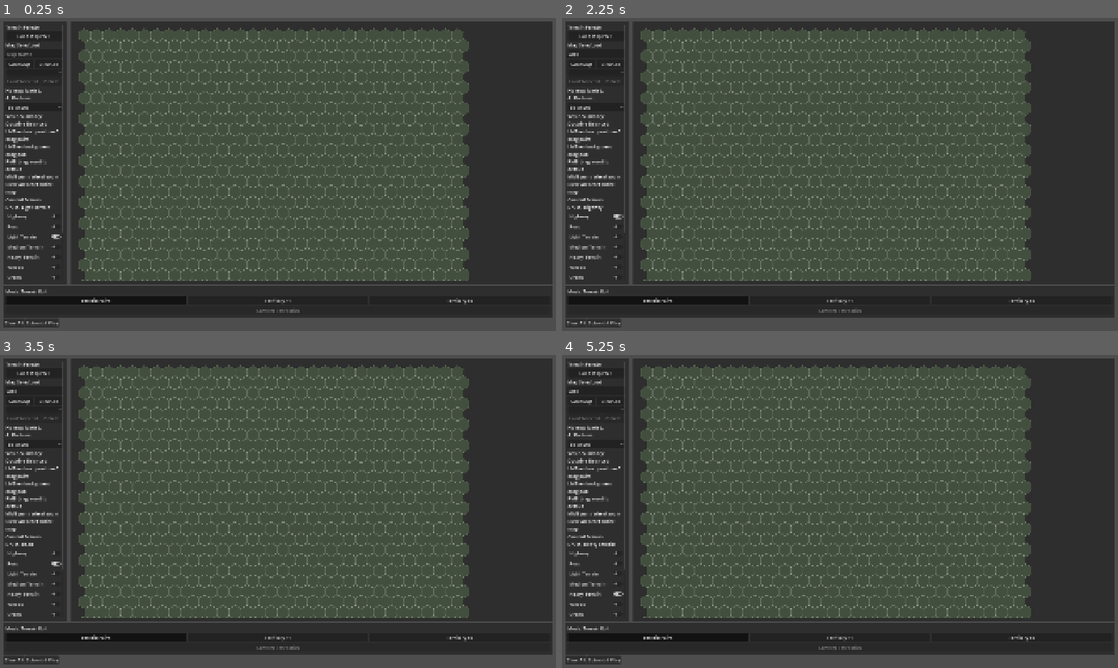
Above: before the commit, frames 1-4 (two rows, left to right).
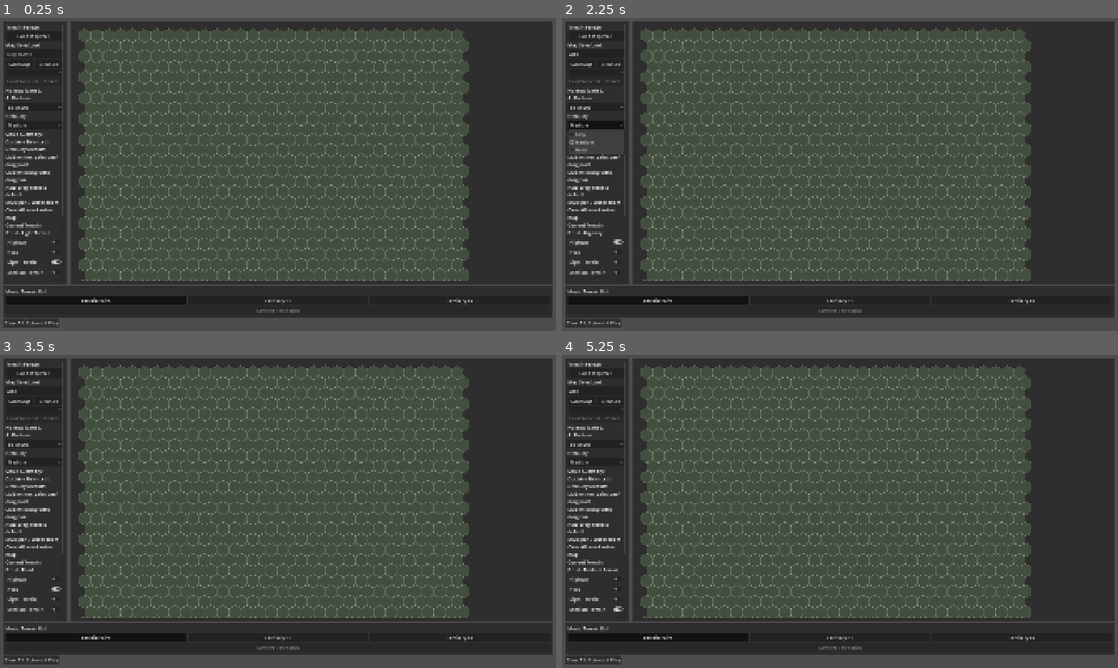
Above: after the commit, the same moments.

Repository: cpt-miche/Combat-Mission-Companion
Game: Godot game, scene res://scenes/map_setup/MapSetupScreen.tscn
Two runs of this game, one before a commit and one after it. Both use one fixed random seed, a clock stepped at 60 frames per second and the inputs below. This scene is started directly instead of the project's main scene.
Inputs (mouse positions are in pixels of both pictures, inside the frame that each line leads up to):
- Up to frame 1 (0.25 s): no input
- Up to frame 2 (2.25 s): click (595, 55) at 0.52 s; type "Alex" at 0.6 s; click "Highway" at 1.25 s; click (595, 124) at 2 s, where only the run after the commit has a clickable "Medium"
- Up to frame 3 (3.5 s): click "Road" at 2.75 s
- Up to frame 4 (5.25 s): click "Light Terrain" at 3.5 s; click "Medium Terrain" at 4.25 s; click "Heavy Terrain" at 5 s

The runs differ from the first frame. In frame 1, 1.9% of the frame differs, in the area x 0-12%, y 30-84%; in frame 2, 2.0%; in frame 3, 1.9%; in frame 4, 2.0%.

Commit message:
Add map setup difficulty selector with shared setup types

Diff:
--- a/scenes/map_setup/MapSetupScreen.tscn
+++ b/scenes/map_setup/MapSetupScreen.tscn
@@ -123,10 +123,18 @@
 unique_name_in_owner = true
 layout_mode = 2
 
+[node name="DifficultyHeader" type="Label" parent="RootMargin/RootVBox/MainSplit/PalettePanel/PaletteMargin/PaletteScroll/PaletteVBox"]
+layout_mode = 2
+text = "Difficulty"
+
+[node name="DifficultySelector" type="OptionButton" parent="RootMargin/RootVBox/MainSplit/PalettePanel/PaletteMargin/PaletteScroll/PaletteVBox"]
+unique_name_in_owner = true
+layout_mode = 2
+
 [node name="SetupSummaryLabel" type="Label" parent="RootMargin/RootVBox/MainSplit/PalettePanel/PaletteMargin/PaletteScroll/PaletteVBox"]
 unique_name_in_owner = true
 layout_mode = 2
-text = "Setup Summary: Doctrine Balanced"
+text = "Setup Summary: Doctrine Balanced | Difficulty Medium"
 autowrap_mode = 2
 
 [node name="PaletteHint" type="Label" parent="RootMargin/RootVBox/MainSplit/PalettePanel/PaletteMargin/PaletteScroll/PaletteVBox"]
--- a/scripts/core/GameState.gd
+++ b/scripts/core/GameState.gd
@@ -41,7 +41,8 @@
 var selected_map_dimensions: Vector2i = Vector2i(MapGridConfig.default_columns(), MapGridConfig.default_rows())
 var map_columns: int = MapGridConfig.default_columns()
 var map_rows: int = MapGridConfig.default_rows()
-var selected_ai_doctrine: String = "balanced"
+var selected_ai_doctrine: String = MatchSetupTypes.DEFAULT_AI_DOCTRINE
+var selected_difficulty: String = MatchSetupTypes.DEFAULT_DIFFICULTY
 var deployment_ai_debug: Dictionary = {}
 var operational_ai_debug: Dictionary = {}
 var operational_ai_state: Dictionary = {}
@@ -74,7 +75,8 @@
 	selected_map_dimensions = Vector2i(MapGridConfig.default_columns(), MapGridConfig.default_rows())
 	map_columns = MapGridConfig.default_columns()
 	map_rows = MapGridConfig.default_rows()
-	selected_ai_doctrine = "balanced"
+	selected_ai_doctrine = MatchSetupTypes.DEFAULT_AI_DOCTRINE
+	selected_difficulty = MatchSetupTypes.DEFAULT_DIFFICULTY
 	deployment_ai_debug.clear()
 	operational_ai_debug.clear()
 	operational_ai_state.clear()
@@ -133,7 +135,8 @@
 	_apply_grid_payload(migrated_payload.get("grid", null))
 	terrain_map = _sanitize_terrain_map(migrated_payload.get("terrain", {}))
 	territory_map = _sanitize_territory_map(migrated_payload.get("territory", {}))
-	selected_ai_doctrine = _sanitize_ai_doctrine(migrated_payload.get("ai_doctrine", "balanced"))
+	selected_ai_doctrine = MatchSetupTypes.sanitize_ai_doctrine(migrated_payload.get("ai_doctrine", MatchSetupTypes.DEFAULT_AI_DOCTRINE))
+	selected_difficulty = MatchSetupTypes.sanitize_difficulty(migrated_payload.get("difficulty", MatchSetupTypes.DEFAULT_DIFFICULTY))
 
 func set_runtime_map_dimensions(columns: int, rows: int) -> void:
 	map_columns = maxi(columns, 1)
@@ -150,14 +153,6 @@
 	if payload.has("territory") and not (payload.get("territory") is Dictionary):
 		return false
 	return true
-
-func _sanitize_ai_doctrine(raw_doctrine: Variant) -> String:
-	var doctrine := String(raw_doctrine).strip_edges().to_lower()
-	match doctrine:
-		"balanced", "aggressive", "defensive":
-			return doctrine
-		_:
-			return "balanced"
 
 func _extract_map_payload(payload: Dictionary) -> Dictionary:
 	var map_container: Variant = payload.get("map", null)
--- /dev/null
+++ b/scripts/core/MatchSetupTypes.gd
@@ -0,0 +1,32 @@
+class_name MatchSetupTypes
+extends RefCounted
+
+const AI_DOCTRINES: Array[String] = [
+	"balanced",
+	"aggressive",
+	"defensive"
+]
+
+const DIFFICULTIES: Array[String] = [
+	"easy",
+	"medium",
+	"hard"
+]
+
+const DEFAULT_AI_DOCTRINE := "balanced"
+const DEFAULT_DIFFICULTY := "medium"
+
+static func sanitize_ai_doctrine(raw_doctrine: Variant) -> String:
+	var doctrine := String(raw_doctrine).strip_edges().to_lower()
+	if AI_DOCTRINES.has(doctrine):
+		return doctrine
+	return DEFAULT_AI_DOCTRINE
+
+static func sanitize_difficulty(raw_difficulty: Variant) -> String:
+	var difficulty := String(raw_difficulty).strip_edges().to_lower()
+	if DIFFICULTIES.has(difficulty):
+		return difficulty
+	return DEFAULT_DIFFICULTY
+
+static func display_name(identifier: String) -> String:
+	return identifier.capitalize()
--- a/scripts/ui/map_setup/MapSetupScreen.gd
+++ b/scripts/ui/map_setup/MapSetupScreen.gd
@@ -29,13 +29,13 @@
 @onready var delete_map_button: Button = %DeleteMapButton
 @onready var map_status_label: Label = %MapStatusLabel
 @onready var doctrine_selector: OptionButton = get_node_or_null("%DoctrineSelector")
+@onready var difficulty_selector: OptionButton = get_node_or_null("%DifficultySelector")
 @onready var setup_summary_label: Label = get_node_or_null("%SetupSummaryLabel")
 
 var _terrain_group := ButtonGroup.new()
 var _mode_group := ButtonGroup.new()
 var _terrain_buttons: Dictionary[String, BaseButton] = {}
 var _selected_terrain_id: String = TerrainCatalog.default_terrain_id()
-const AI_DOCTRINE_OPTIONS := ["balanced", "aggressive", "defensive"]
 
 func _ready() -> void:
 	_apply_selected_grid_dimensions()
@@ -59,6 +59,7 @@
 	_refresh_saved_maps()
 	_configure_mode_buttons()
 	_build_doctrine_selector()
+	_build_difficulty_selector()
 	_refresh_ui()
 
 func _apply_selected_grid_dimensions() -> void:
@@ -184,7 +185,7 @@
 	if doctrine_selector == null:
 		return
 	doctrine_selector.clear()
-	for doctrine in AI_DOCTRINE_OPTIONS:
+	for doctrine in MatchSetupTypes.AI_DOCTRINES:
 		doctrine_selector.add_item(_doctrine_display_name(doctrine))
 	doctrine_selector.item_selected.connect(_on_doctrine_selected)
 	_sync_doctrine_selector_from_state()
@@ -194,30 +195,52 @@
 		return
 	var state_doctrine := _sanitize_doctrine(GameState.selected_ai_doctrine)
 	GameState.selected_ai_doctrine = state_doctrine
-	var target_index := AI_DOCTRINE_OPTIONS.find(state_doctrine)
+	var target_index := MatchSetupTypes.AI_DOCTRINES.find(state_doctrine)
 	if target_index < 0:
 		target_index = 0
 	doctrine_selector.select(target_index)
 
 func _on_doctrine_selected(index: int) -> void:
-	if index < 0 or index >= AI_DOCTRINE_OPTIONS.size():
-		return
-	GameState.selected_ai_doctrine = AI_DOCTRINE_OPTIONS[index]
+	if index < 0 or index >= MatchSetupTypes.AI_DOCTRINES.size():
+		return
+	GameState.selected_ai_doctrine = MatchSetupTypes.AI_DOCTRINES[index]
 	_refresh_setup_summary()
 
 func _doctrine_display_name(doctrine: String) -> String:
-	return doctrine.capitalize()
+	return MatchSetupTypes.display_name(doctrine)
 
 func _sanitize_doctrine(raw_doctrine: Variant) -> String:
-	var doctrine := String(raw_doctrine).strip_edges().to_lower()
-	if AI_DOCTRINE_OPTIONS.has(doctrine):
-		return doctrine
-	return AI_DOCTRINE_OPTIONS[0]
+	return MatchSetupTypes.sanitize_ai_doctrine(raw_doctrine)
+
+func _build_difficulty_selector() -> void:
+	if difficulty_selector == null:
+		return
+	difficulty_selector.clear()
+	for difficulty in MatchSetupTypes.DIFFICULTIES:
+		difficulty_selector.add_item(MatchSetupTypes.display_name(difficulty))
+	difficulty_selector.item_selected.connect(_on_difficulty_selected)
+	_sync_difficulty_selector_from_state()
+
+func _sync_difficulty_selector_from_state() -> void:
+	if difficulty_selector == null:
+		return
+	var state_difficulty := MatchSetupTypes.sanitize_difficulty(GameState.selected_difficulty)
+	GameState.selected_difficulty = state_difficulty
+	var target_index := MatchSetupTypes.DIFFICULTIES.find(state_difficulty)
+	if target_index < 0:
+		target_index = 0
+	difficulty_selector.select(target_index)
+
+func _on_difficulty_selected(index: int) -> void:
+	if index < 0 or index >= MatchSetupTypes.DIFFICULTIES.size():
+		return
+	GameState.selected_difficulty = MatchSetupTypes.DIFFICULTIES[index]
+	_refresh_setup_summary()
 
 func _refresh_setup_summary() -> void:
 	if setup_summary_label == null:
 		return
-	setup_summary_label.text = "Setup Summary: Doctrine %s" % _doctrine_display_name(_sanitize_doctrine(GameState.selected_ai_doctrine))
+	setup_summary_label.text = "Setup Summary: Doctrine %s | Difficulty %s" % [_doctrine_display_name(_sanitize_doctrine(GameState.selected_ai_doctrine)), MatchSetupTypes.display_name(MatchSetupTypes.sanitize_difficulty(GameState.selected_difficulty))]
 
 func _mode_prompt_text() -> String:
 	match _mode:
@@ -251,6 +274,7 @@
 	GameState.terrain_map = hex_map_view.export_terrain_map()
 	GameState.territory_map = _territory_map.duplicate(true)
 	GameState.selected_ai_doctrine = _sanitize_doctrine(GameState.selected_ai_doctrine)
+	GameState.selected_difficulty = MatchSetupTypes.sanitize_difficulty(GameState.selected_difficulty)
 
 func _sync_game_state_terrain_data() -> void:
 	GameState.terrain_map = hex_map_view.export_terrain_map()
@@ -269,7 +293,8 @@
 		},
 		"terrain": hex_map_view.export_terrain_map(),
 		"territory": _territory_map.duplicate(true),
-		"ai_doctrine": _sanitize_doctrine(GameState.selected_ai_doctrine)
+		"ai_doctrine": _sanitize_doctrine(GameState.selected_ai_doctrine),
+		"difficulty": MatchSetupTypes.sanitize_difficulty(GameState.selected_difficulty)
 	}
 
 func _on_save_map_pressed() -> void:
@@ -318,6 +343,7 @@
 	_territory_map = GameState.territory_map.duplicate(true)
 	hex_map_view.set_territory_paint_mode(_is_territory_mode(), int(_ownership_for_mode()), _territory_map)
 	_sync_doctrine_selector_from_state()
+	_sync_difficulty_selector_from_state()
 	_refresh_setup_summary()
 
 func _refresh_saved_maps(preferred_name: String = "") -> void:
